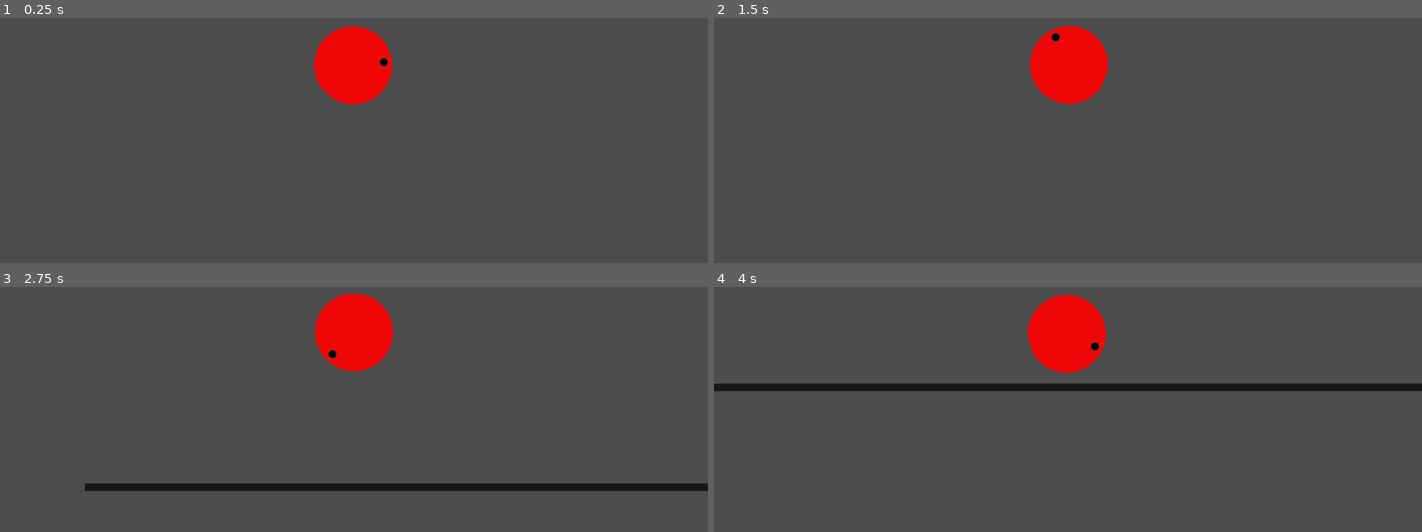
Above: before the commit, frames 1-4 (two rows, left to right).
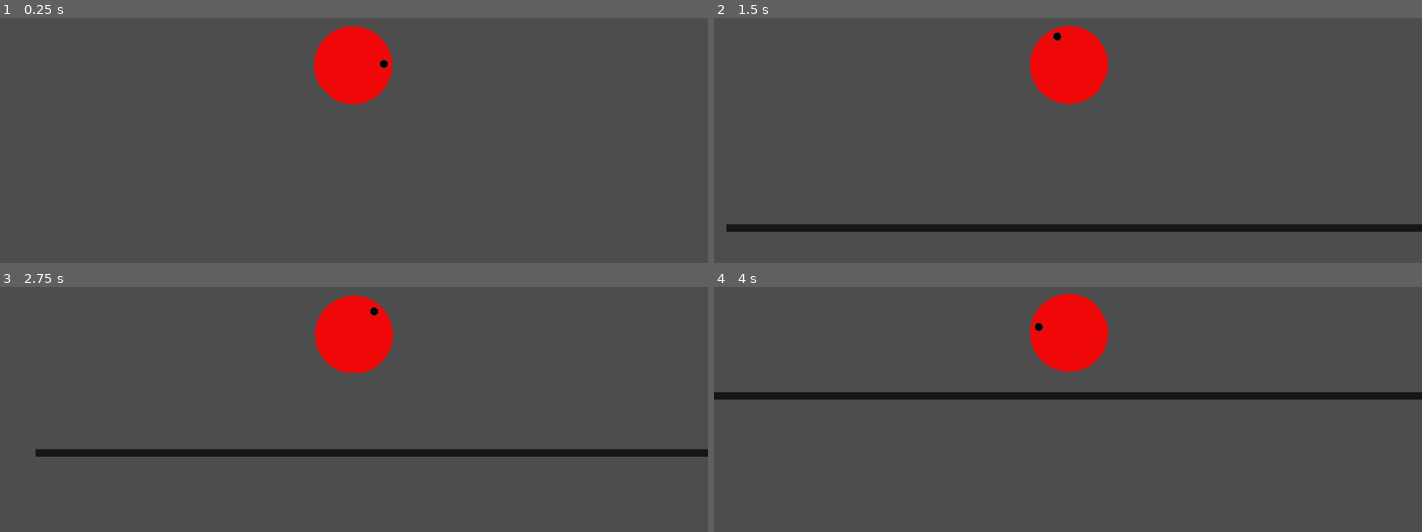
Above: after the commit, the same moments.

Repository: martinavilasj/GGJ-2025
Game: Godot game, scene res://scenes/mundo.tscn
Two runs of this game, one before a commit and one after it. Both use one fixed random seed, a clock stepped at 60 frames per second and the inputs below. The project has no main scene, so this scene is started directly.
Inputs:
- Up to frame 1 (0.25 s): no input
- Up to frame 2 (1.5 s): tap Enter (ui_accept) at 0.5, 0.6, 0.77, 1.07, 1.35 s; hold Right (ui_right) from 0.53 s (still down)
- Up to frame 3 (2.75 s): tap Enter (ui_accept) at 1.52, 1.82, 2.1 s; release Right (ui_right) at 2.03 s; hold Left (ui_left) from 2.03 s (still down)
- Up to frame 4 (4 s): release Left (ui_left) at 2.78 s; hold Right (ui_right) from 2.78 s (still down); tap Enter (ui_accept) at 2.85, 3.02, 3.32, 3.6, 3.77 s

The runs differ from the first frame. In frame 1, less than 0.1% of the frame differs, in the area x 44-56%, y 3-36%; in frame 2, 3.3%; in frame 3, 6.3%; in frame 4, 6.5%, in the area x 0-100%, y 2-46%.

Commit message:
Modificando player

Diff:
--- a/project.godot
+++ b/project.godot
@@ -14,6 +14,14 @@
 config/features=PackedStringArray("4.3", "GL Compatibility")
 config/icon="res://icon.svg"
 
+[input]
+
+jump={
+"deadzone": 0.5,
+"events": [Object(InputEventKey,"resource_local_to_scene":false,"resource_name":"","device":-1,"window_id":0,"alt_pressed":false,"shift_pressed":false,"ctrl_pressed":false,"meta_pressed":false,"pressed":false,"keycode":0,"physical_keycode":32,"key_label":0,"unicode":32,"location":0,"echo":false,"script":null)
+]
+}
+
 [rendering]
 
 renderer/rendering_method="gl_compatibility"
--- a/scenes/hamster.tscn
+++ b/scenes/hamster.tscn
@@ -5,6 +5,21 @@
 
 [sub_resource type="CircleShape2D" id="CircleShape2D_trmsr"]
 radius = 64.1327
+
+[sub_resource type="Animation" id="Animation_prm8j"]
+length = 0.001
+tracks/0/type = "value"
+tracks/0/imported = false
+tracks/0/enabled = true
+tracks/0/path = NodePath("Sprite2D:rotation")
+tracks/0/interp = 1
+tracks/0/loop_wrap = true
+tracks/0/keys = {
+"times": PackedFloat32Array(0),
+"transitions": PackedFloat32Array(1),
+"update": 0,
+"values": [0.0]
+}
 
 [sub_resource type="Animation" id="Animation_2q8rl"]
 resource_name = "giro"
@@ -22,21 +37,6 @@
 "transitions": PackedFloat32Array(1, 1, 1, 1, 1, 1, 1, 1, 1, 1, 1, 1, 1, 1, 1, 1, 1, 1, 1),
 "update": 0,
 "values": [0.0, 0.349066, 0.698132, 1.0472, 1.39626, 1.74533, 2.0944, 2.44346, 2.79253, 3.14159, 3.49066, 3.83972, 4.18879, 4.53786, 4.88692, 5.23599, 5.58505, 5.93412, 6.28319]
-}
-
-[sub_resource type="Animation" id="Animation_prm8j"]
-length = 0.001
-tracks/0/type = "value"
-tracks/0/imported = false
-tracks/0/enabled = true
-tracks/0/path = NodePath("Sprite2D:rotation")
-tracks/0/interp = 1
-tracks/0/loop_wrap = true
-tracks/0/keys = {
-"times": PackedFloat32Array(0),
-"transitions": PackedFloat32Array(1),
-"update": 0,
-"values": [0.0]
 }
 
 [sub_resource type="AnimationLibrary" id="AnimationLibrary_skgkc"]
@@ -58,3 +58,7 @@
 libraries = {
 "": SubResource("AnimationLibrary_skgkc")
 }
+
+[node name="Timer" type="Timer" parent="."]
+
+[connection signal="timeout" from="Timer" to="." method="_on_timer_timeout"]
--- /dev/null
+++ b/scenes/rejilla.tscn
@@ -0,0 +1,7 @@
+[gd_scene format=3 uid="uid://cu4b8gb0f7mgu"]
+
+[node name="Rejilla" type="Area2D"]
+
+[node name="ColorRect" type="ColorRect" parent="."]
+offset_right = 40.0
+offset_bottom = 40.0
--- a/scripts/hamster.gd
+++ b/scripts/hamster.gd
@@ -3,24 +3,29 @@
 @onready var sprite: Sprite2D = $Sprite2D
 @onready var animation: AnimationPlayer = $AnimationPlayer
 @onready var sprite_collision: CollisionShape2D = $CollisionShape2D
+@onready var timer = $Timer
 
-var speed = 150
+var initial_speed = 250
+var speed = 250
+var jump_vel = -300
+var gravity = 300
 
 func _physics_process(delta: float) -> void:
 
-	var direction = Input.get_axis("ui_left","ui_right")
-	var moverIzqDer = Input.get_axis("ui_left","ui_right")
-	var moverArrAba = Input.get_axis("ui_up","ui_down")
-	var moverAmbas = Vector2(moverIzqDer,moverArrAba)
-	velocity= moverAmbas.normalized() * speed
+	if not is_on_floor():
+		velocity.y += gravity * delta
+
+	if Input.is_action_just_pressed("ui_accept") and is_on_floor():
+		velocity.y = jump_vel
+
+	var direction := Input.get_axis("ui_left", "ui_right")
+	if direction:
+		velocity.x = direction * speed
+	else:
+		velocity.x = move_toward(velocity.x, 0, speed)
 
 
-	# Add the gravity.
-	if not is_on_floor() and not moverArrAba:
-		velocity += get_gravity() * delta * 8
-
 	if velocity.y > 0 or velocity.x > 0:
-		print(velocity)
 		animation.play("giro")
 	elif velocity.x < 0:
 		animation.play_backwards()
@@ -29,3 +34,10 @@
 
 
 	move_and_slide()
+
+func relentizar(tiempo: int, reduccion: int):
+	timer.start(tiempo)
+	speed -= reduccion
+
+func _on_timer_timeout() -> void:
+	speed = initial_speed
